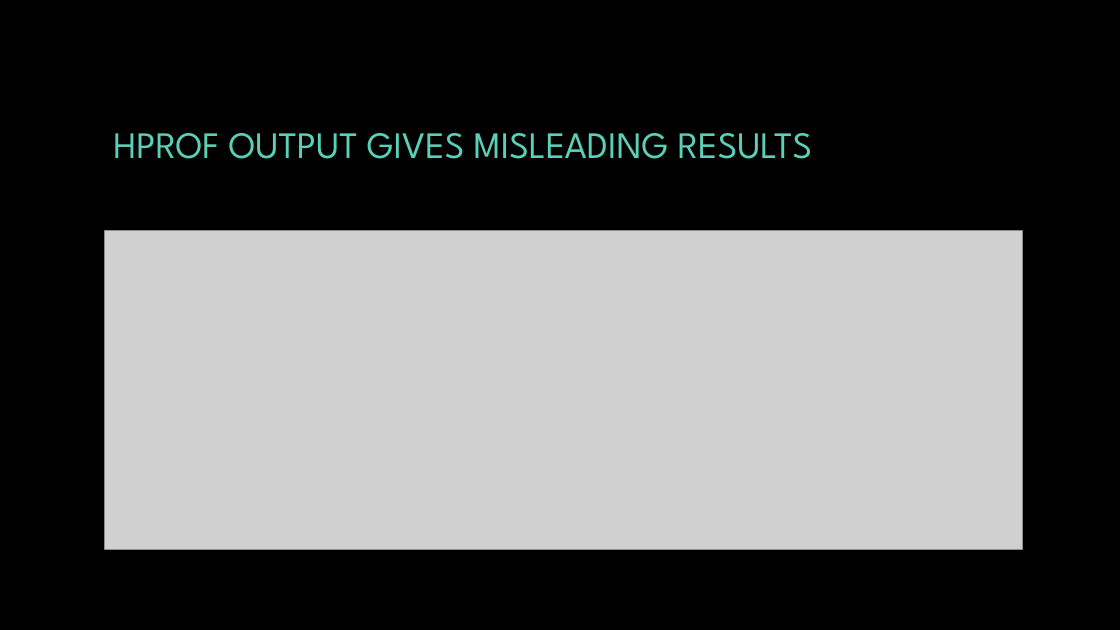
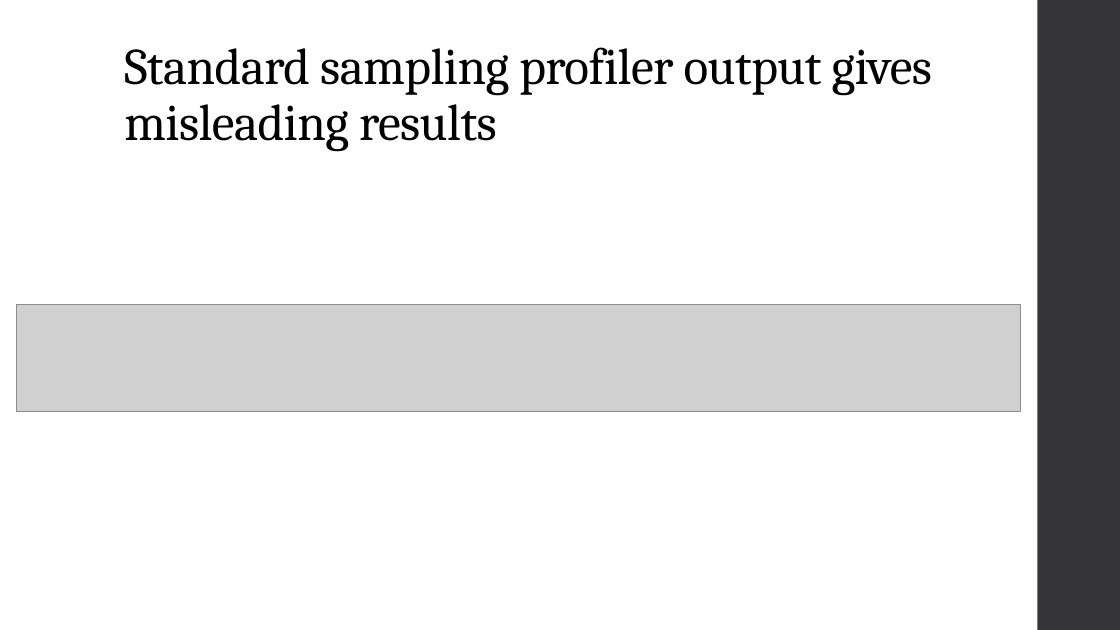
Before and after one commit to Byte-Lab/JCoz, a slide deck: slide 3 of project_presentation.pptx (slide 12 before the commit). Drawn at 1120x630 pixels with LibreOffice and Linux fonts; fonts in the diff are those of the drawing; grey boxes stand for pictures; background and template pictures are left out. Boxes give left, top, right and bottom in pixels: in the first picture for what was removed or moved away, otherwise in the second. Text is boxed around its words. In the diff, an @@ line names an element or a change of style, - is before the commit and + after.

```diff
--- a/project_presentation.pptx
+++ b/project_presentation.pptx
@@ background picture (left out) to #FFFFFF @@
@@ rectangle added at bbox=[1038, 0, 1120, 630], fill #353537 @@
@@ title "Standard sampling profiler output gives ..." at bbox=[124, 47, 932, 151]: vertical alignment middle to bottom @@
@@ title at bbox=[124, 47, 932, 151]: text changed; size 32 to 44 pt; font League Spartan to Cambria; text colour #5AD0B8 to #000000 @@
-HPROF OUTPUT GIVES MISLEADING RESULTS
+Standard sampling profiler output gives misleading results
@@ picture removed at bbox=[105, 230, 1023, 549] @@
@@ picture added at bbox=[17, 305, 1021, 413] @@
```
Also in this commit, not shown: 21 other slides changed, 6 slides added, 10 slides removed, 17 other files.
